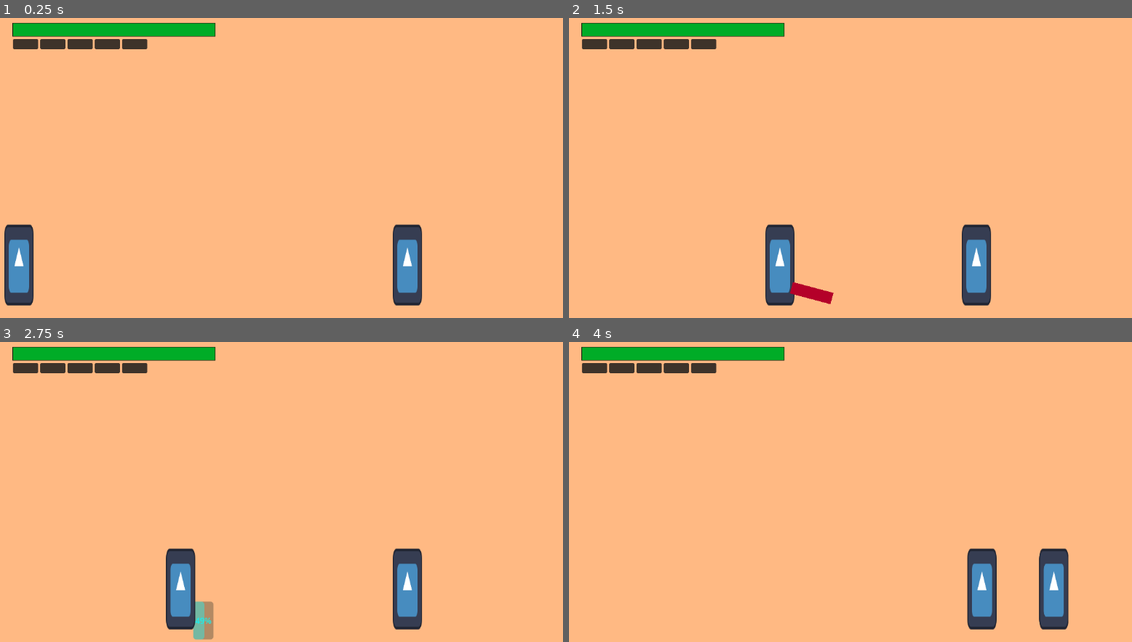
Above: before the commit, frames 1-4 (two rows, left to right).
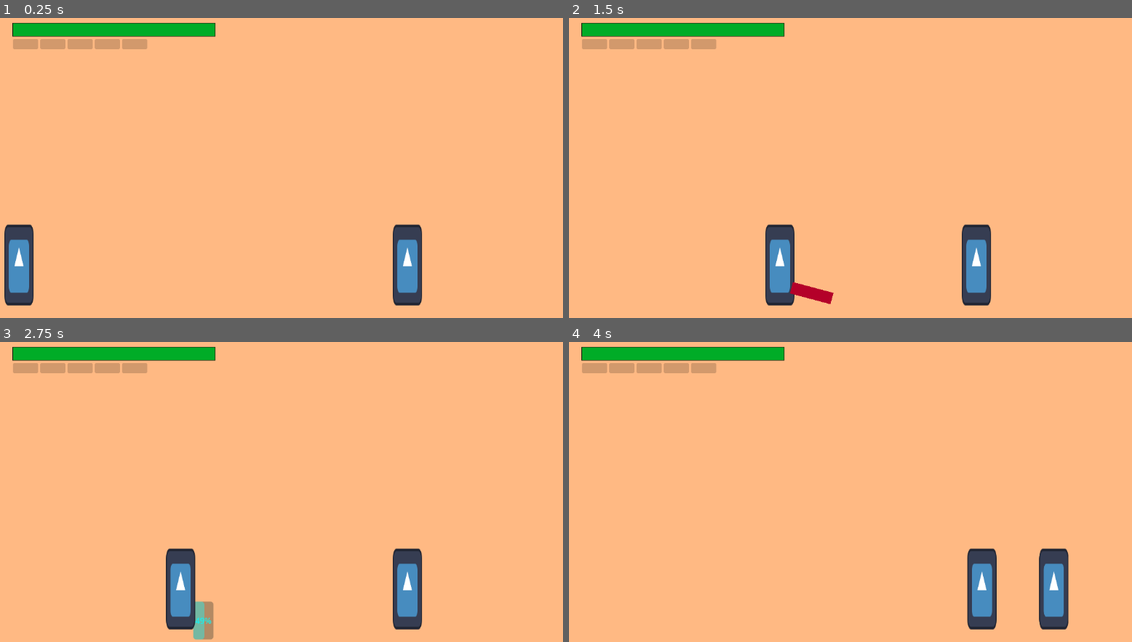
Above: after the commit, the same moments.

Repository: JOACCE/JOACCE-Beta
Game: Godot game, scene res://scenes/o-test/level/arena.tscn
Same seed, same stepped clock (60 frames per second), same inputs: the game is played once before the commit and once after it. The engine's default icon, where the game draws it, is replaced by a stand-in: a white triangle on a blue panel in a dark square.
Inputs:
- Up to frame 1 (0.25 s): no input
- Up to frame 2 (1.5 s): tap Enter at 0.5 s; hold Ctrl (p1_charge) 0.53-1.28 s; hold D (p1_move_right) from 0.53 s (still down); tap Space (jump) at 0.77 s; tap K (kick) at 1.35 s
- Up to frame 3 (2.75 s): tap Space (jump) at 1.52 s; tap Ctrl (p1_charge) at 1.55 s; release D (p1_move_right) at 2.03 s; hold A (p1_move_left) from 2.03 s (still down); hold Ctrl (p1_charge) from 2.03 s (still down)
- Up to frame 4 (4 s): release A (p1_move_left) at 2.78 s; release Ctrl (p1_charge) at 2.78 s; hold D (p1_move_right) from 2.78 s (still down); tap Left (p2_move_left) at 2.85 s; tap Space (jump) at 3.02, 3.77 s; tap Ctrl (p1_charge) at 3.05, 3.8 s; hold Right (p2_move_right) from 3.53 s (still down)

The runs differ from the first frame. In frame 1, 0.8% of the frame differs, in the area x 2-27%, y 7-11%; in frame 2, 0.8%; in frame 3, 0.8%; in frame 4, 0.8%.

Commit message:
Update Meterbar

Diff:
--- a/joacce/scenes/o-test/player/meterbar.gd
+++ b/joacce/scenes/o-test/player/meterbar.gd
@@ -2,6 +2,11 @@
 
 @export var max_charges : int = 5
 var current_charges : int = 0
+
+func _ready() -> void:
+	# Init charges
+	update_charges(0)
+
 
 func update_charges(value: int) -> void:
 	current_charges = value
@@ -17,6 +22,6 @@
 		style = style.duplicate()
 		charge.add_theme_stylebox_override("panel", style)
 		if i < current_charges:
-			style.bg_color = Color(0.002, 1, 1, 1)
+			style.bg_color = Color(0.2, 1, 1, 1)
 		else:
-			style.bg_color = Color(0, 0, 0, 0.3372)
+			style.bg_color = Color(0, 0, 0, 0.092)
